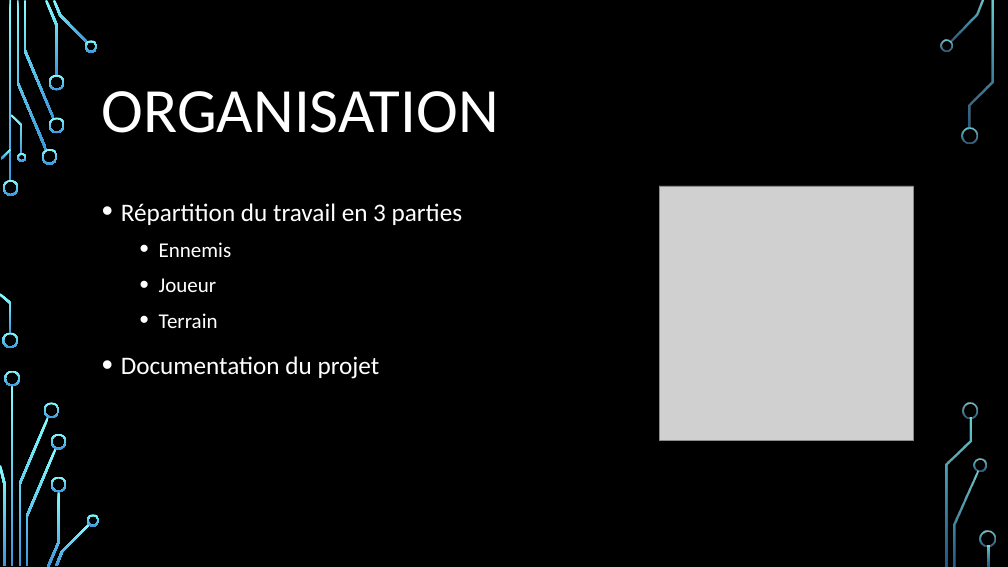
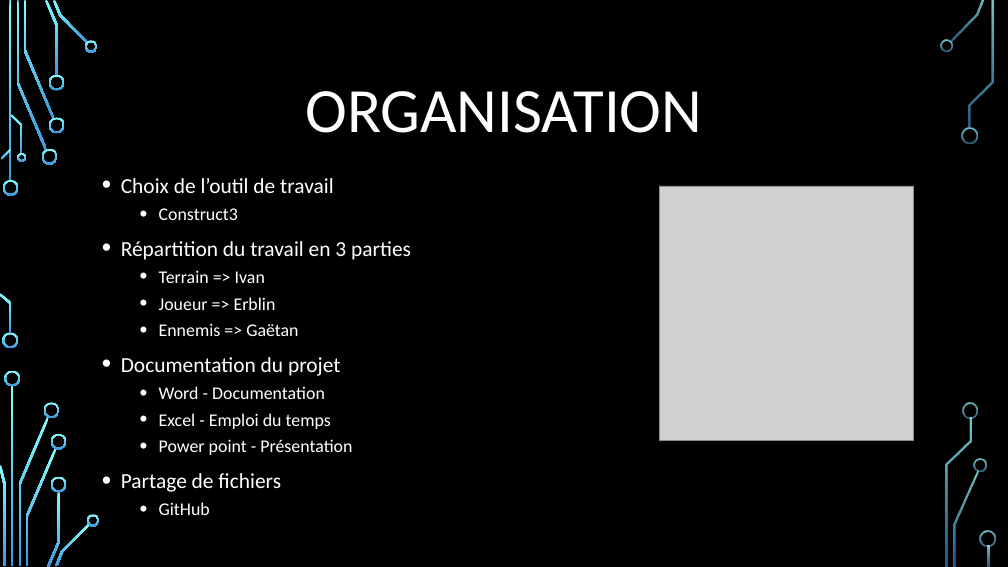
Before and after one commit to IvanCallau/CFPT_M306, a slide deck: slide 4 of docs/virus306_presentation.pptx. Drawn at 1008x567 pixels with LibreOffice and Linux fonts; fonts in the diff are those of the drawing; grey boxes stand for pictures; background and template pictures are left out. Boxes give left, top, right and bottom in pixels: in the first picture for what was removed or moved away, otherwise in the second. Text is boxed around its words. In the diff, an @@ line names an element or a change of style, - is before the commit and + after.

```diff
--- a/docs/virus306_presentation.pptx
+++ b/docs/virus306_presentation.pptx
@@ title "ORGANISATION" at <box>305,91,702,133</box>: alignment left to centre @@
@@ text "Choix de l’outil de travail": place and size @@
-text "Choix de l’outil de travail" at <box>121,203,462,379</box>
+text "Choix de l’outil de travail" at <box>121,178,411,515</box>
@@ text at <box>121,178,334,220</box>: paragraphs added @@
+• Choix de l’outil de travail
+  • Construct3
@@ text at <box>121,241,411,376</box>: size 24 to 20.4 pt in "Répartition du travail en 3 parties", "Documentation du projet"; line spacing 1.2 to 1 @@
@@ text at <box>159,270,298,336</box>: text changed; size 20 to 17 pt @@
-  • Ennemis
-  • Joueur
-  • Terrain
+  • Terrain => Ivan
+  • Joueur => Erblin
+  • Ennemis => Gaëtan
@@ text at <box>121,386,352,515</box>: paragraphs added @@
+  • Word - Documentation
+  • Excel - Emploi du temps
+  • Power point - Présentation
+• Partage de fichiers
+  • GitHub
```
Also in this commit, not shown: 5 other slides changed.
